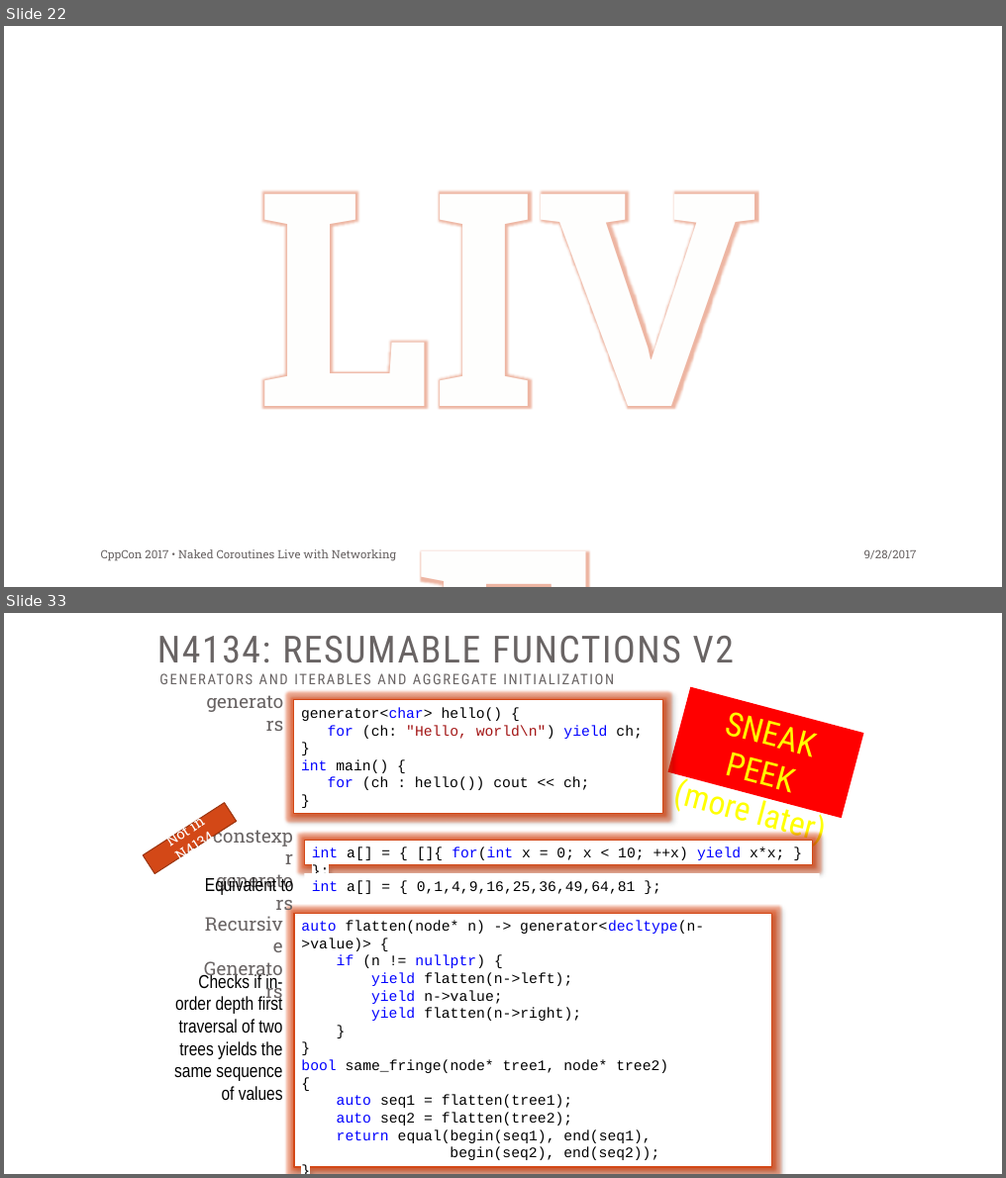
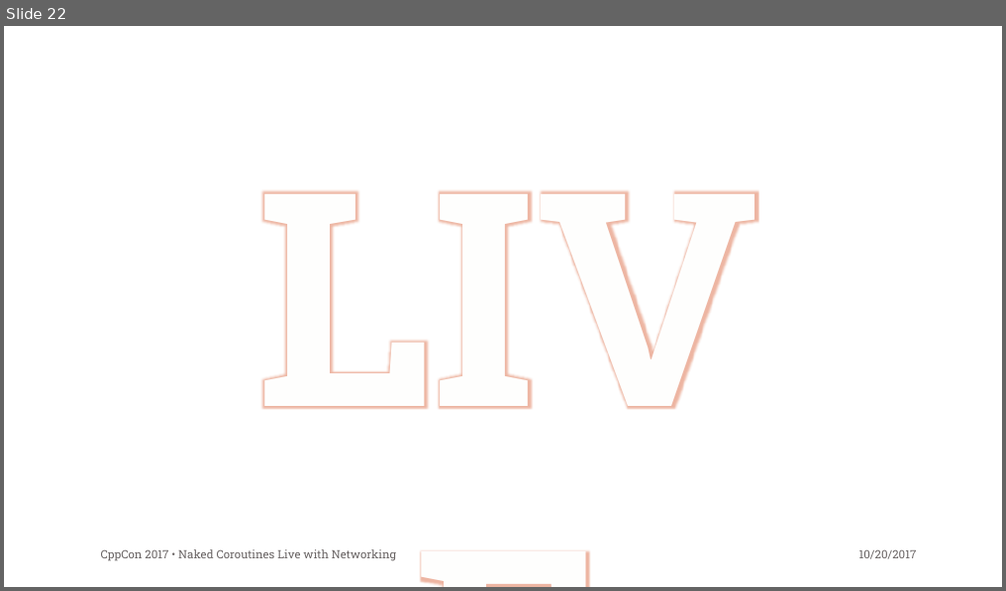
Before and after one commit to GorNishanov/await, a slide deck: 2017_CppCon/CppCon2017-NakedCoroutines.pptx. Shown one above the other, each under a label of ours: slides 22 and 33 before the commit, slide 22 after it; the slides between them are not shown. The pictures are 1006x1178 and 1006x591 pixels, drawn with LibreOffice and Linux fonts; fonts in the diff are those of the drawing; background and template pictures are left out. Boxes give left, top, right and bottom in pixels: in the first picture for what was removed or moved away, otherwise in the second. Text is boxed around its words. In the diff, an @@ line names an element or a change of style, - is before the commit and + after.

```diff
--- a/2017_CppCon/CppCon2017-NakedCoroutines.pptx
+++ b/2017_CppCon/CppCon2017-NakedCoroutines.pptx
@@ slide 33 removed at (4,613,1002,1174), background #FFFFFF @@
@@ text removed at (157,636,734,663) @@
-N4134: RESUMABLE FUNCTIONS V2
@@ text removed at (152,668,801,700) @@
-GENERATORS AND ITERABLES AND AGGREGATE INITIALIZATION
@@ text removed at (193,686,291,716) @@
-generators
@@ rectangle removed at (294,700,663,813) @@
-generator<char> hello() {
-for (ch: "Hello, world\n") yield ch;
-}
-int main() {
-for (ch : hello()) cout << ch;
-}
@@ rectangle removed at (668,687,864,819) @@
-SNEAK PEEK
-(more later)
@@ rectangle removed at (143,802,237,873) @@
-Not in N4134
@@ group removed at (203,820,819,899): 2 rectangles, 2 texts @@
-int a[] = { []{ for(int x = 0; x < 10; ++x) yield x*x; } };
-constexpr
-generators
-Equivalent to
-int a[] = { 0,1,4,9,16,25,36,49,64,81 };
@@ text removed at (190,909,290,961) @@
-Recursive
-Generators
@@ rectangle removed at (294,913,772,1167) @@
-auto flatten(node* n) -> generator<decltype(n->value)> {
-if (n != nullptr) {
-yield flatten(n->left);
-yield n->value;
-yield flatten(n->right);
-}
-}
-bool same_fringe(node* tree1, node* tree2)
-{
-auto seq1 = flatten(tree1);
-auto seq2 = flatten(tree2);
-return equal(begin(seq1), end(seq1),
-begin(seq2), end(seq2));
-}
@@ ellipse removed at (803,956,874,1026) @@
@@ text removed at (174,973,283,1100) @@
-Checks if in-order depth first traversal of two trees yields the same sequence of values
@@ slide 22 changed as well @@
@@ text at (859,550,917,560): text changed @@
-9/28/2017
+10/20/2017
```
Also in this commit, not shown: 27 other slides changed, 5 other slides removed, 1 other file.
